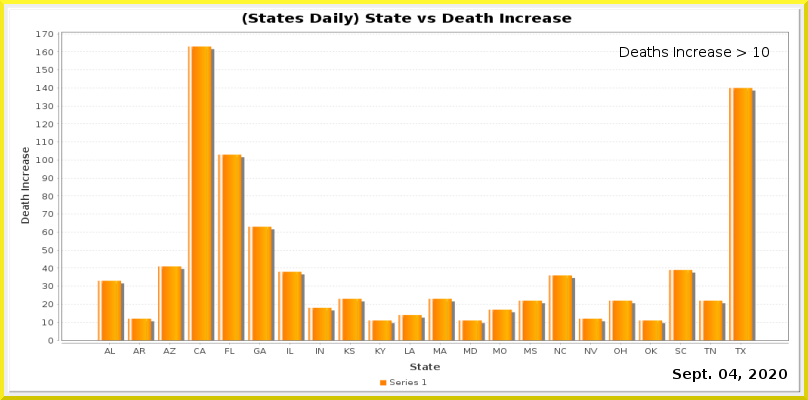
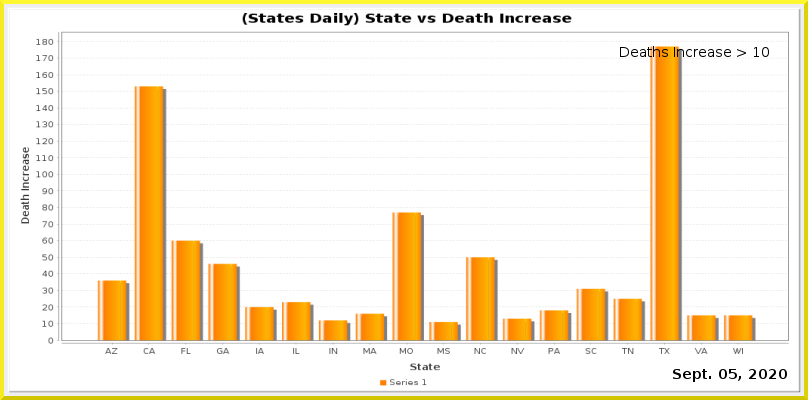
Layer changes from the first 808 x 400 image to the second:
painted on "Current Date" over box(729, 369, 737, 379)
painted on "Date_vs_TestIncrease.png" over box(36, 31, 789, 354)
